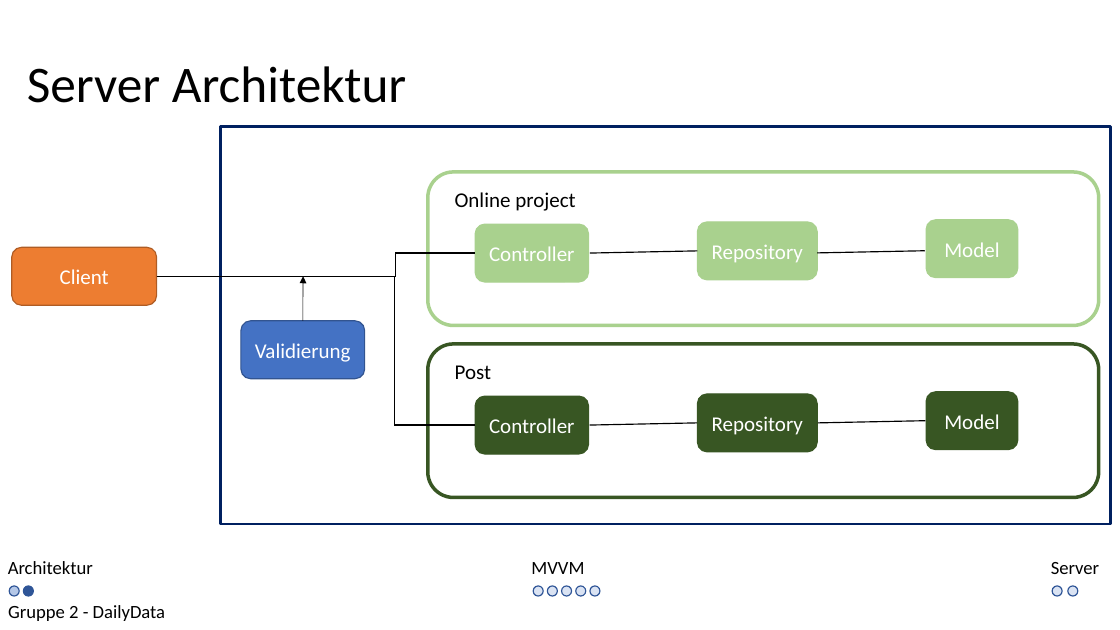
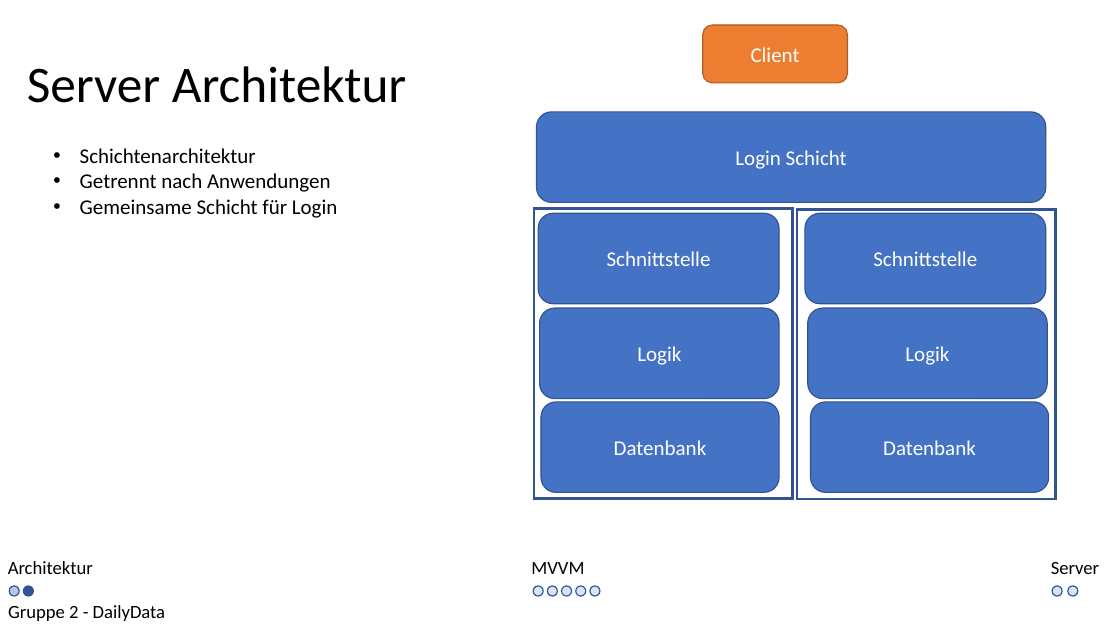
Before and after one commit to kittyahy/PSEAppGruppe2, a slide deck: slide 3 of Praesentationen/02-Entwurfsphase/Entwurf Präsentation.pptx. Drawn at 1120x630 pixels with LibreOffice and Linux fonts; fonts in the diff are those of the drawing. Boxes give left, top, right and bottom in pixels: in the first picture for what was removed or moved away, otherwise in the second. Text is boxed around its words. In the diff, an @@ line names an element or a change of style, - is before the commit and + after.

Commit message:
Präsentation Server erweitert

```diff
--- a/Praesentationen/02-Entwurfsphase/Entwurf Präsentation.pptx
+++ b/Praesentationen/02-Entwurfsphase/Entwurf Präsentation.pptx
@@ rounded rectangle "Client": place and size @@
-rounded rectangle "Client" at [12, 247, 156, 305]
+rounded rectangle "Client" at [703, 25, 848, 83]
@@ rounded rectangle added at [537, 112, 1046, 202], fill #4472C4, outline #325491 1 pt, 18 pt, text #FFFFFF @@
+Login Schicht
@@ text added at [80, 148, 338, 218], 18 pt, text #000000 @@
+• Schichtenarchitektur
+• Getrennt nach Anwendungen
+• Gemeinsame Schicht für Login
@@ group removed at [428, 172, 1099, 326]: 4 rounded rectangles, 1 text @@
-Controller
-Repository
-Model
-Online project
@@ rectangle: place and size @@
-rectangle at [221, 127, 1111, 524]
+rectangle at [534, 208, 793, 498]
@@ rectangle at [534, 208, 793, 498]: outline #002060 2.25 pt to #325491 2.25 pt @@
@@ rectangle added at [797, 209, 1056, 499], outline #325491 2.25 pt @@
@@ rounded rectangle added at [539, 213, 780, 304], fill #4472C4, outline #325491 1 pt, 18 pt, text #FFFFFF @@
+Schnittstelle
@@ rounded rectangle added at [805, 213, 1046, 304], fill #4472C4, outline #325491 1 pt, 18 pt, text #FFFFFF @@
+Schnittstelle
@@ elbow line removed from (156, 276) to (476, 253) @@
@@ line removed from (590, 253) to (697, 251) @@
@@ line removed from (818, 253) to (925, 251) @@
@@ elbow line removed from (156, 276) to (476, 425) @@
@@ arrow removed from (303, 321) to (303, 276) @@
@@ rounded rectangle removed at [241, 321, 365, 379] @@
-Validierung
@@ rounded rectangle added at [539, 308, 779, 399], fill #4472C4, outline #325491 1 pt, 18 pt, text #FFFFFF @@
+Logik
@@ rounded rectangle added at [808, 308, 1048, 399], fill #4472C4, outline #325491 1 pt, 18 pt, text #FFFFFF @@
+Logik
@@ group removed at [428, 344, 1099, 497]: 4 rounded rectangles, 1 text @@
-Controller
-Repository
-Model
-Post
@@ rounded rectangle added at [541, 402, 779, 492], fill #4472C4, outline #325491 1 pt, 18 pt, text #FFFFFF @@
+Datenbank
@@ rounded rectangle added at [811, 402, 1049, 492], fill #4472C4, outline #325491 1 pt, 18 pt, text #FFFFFF @@
+Datenbank
@@ line removed from (590, 425) to (697, 423) @@
@@ line removed from (818, 423) to (926, 421) @@
```
Also in this commit, not shown: 1 other slide changed.
